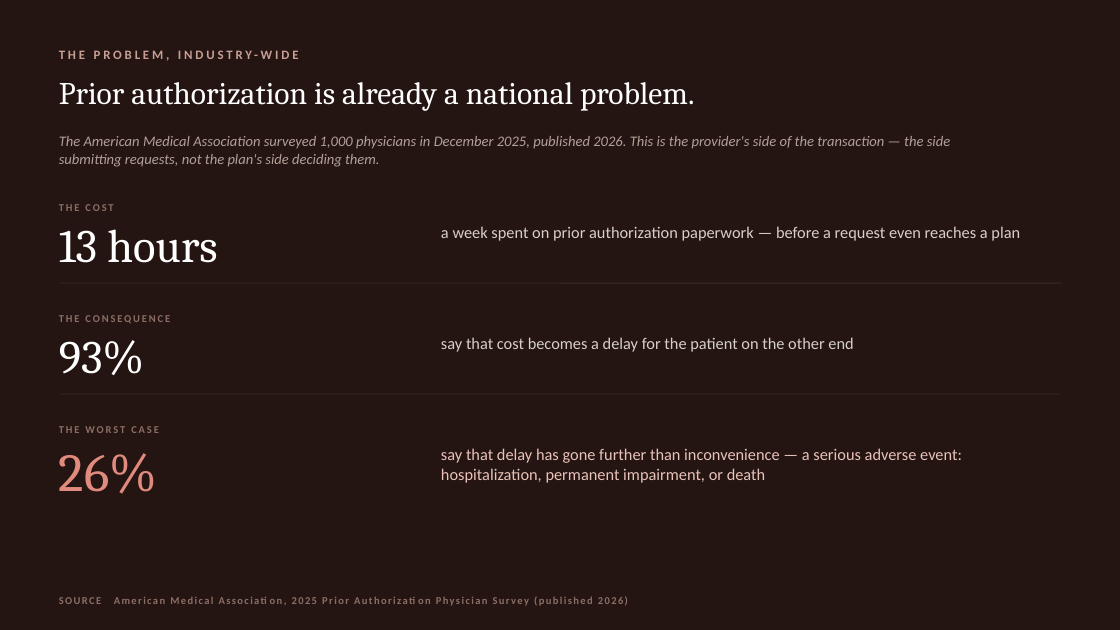
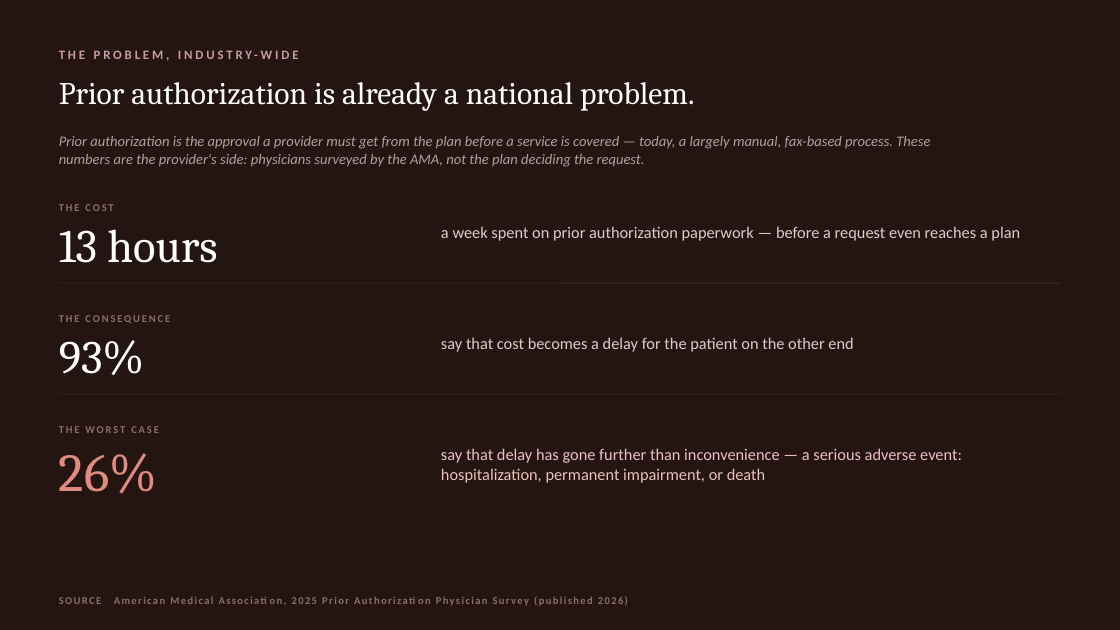
Before and after one commit to nishamishra12/humana-pa-prototype, a slide deck: slide 2 of deck/Humana_PA_Deck.pptx. Drawn at 1120x630 pixels with LibreOffice and Linux fonts; fonts in the diff are those of the drawing. Boxes give left, top, right and bottom in pixels: in the first picture for what was removed or moved away, otherwise in the second. Text is boxed around its words. In the diff, an @@ line names an element or a change of style, - is before the commit and + after.

```diff
--- a/deck/Humana_PA_Deck.pptx
+++ b/deck/Humana_PA_Deck.pptx
@@ text at box(59, 136, 930, 167): text changed @@
-The American Medical Association surveyed 1,000 physicians in December 2025, published 2026. This is the provider's side of the transaction — the side submitting requests, not the plan's side deciding them.
+Prior authorization is the approval a provider must get from the plan before a service is covered — today, a largely manual, fax-based process. These numbers are the provider's side: physicians surveyed by the AMA, not the plan deciding the request.
```
Also in this commit, not shown: 2 other slides changed, 1 other file.
